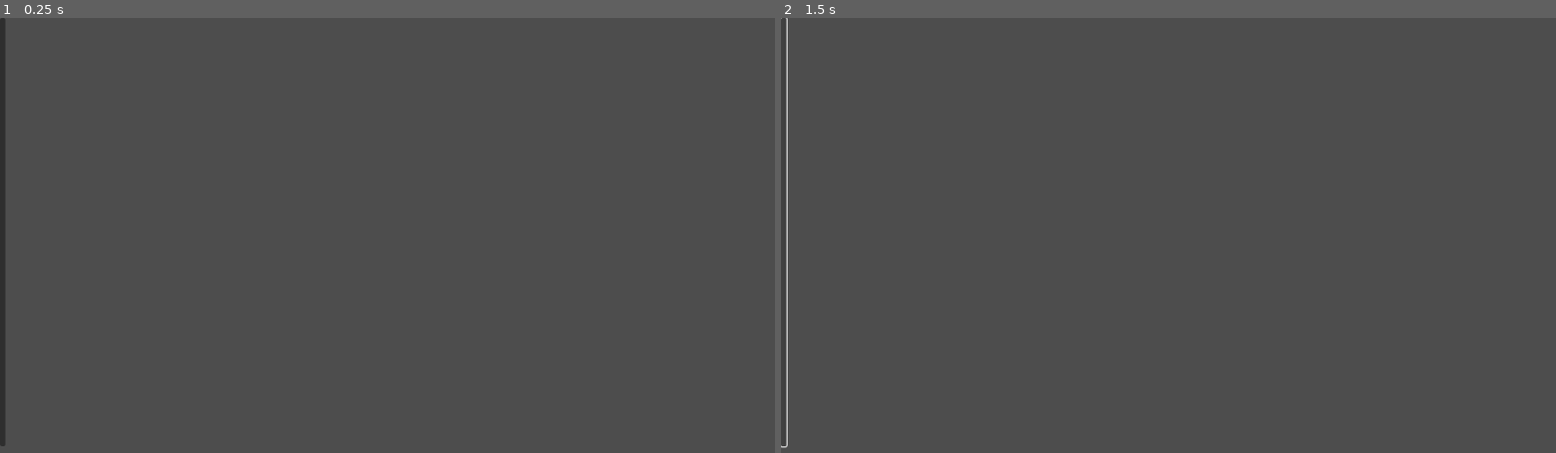
Above: before the commit, frames 1-2 (left to right).
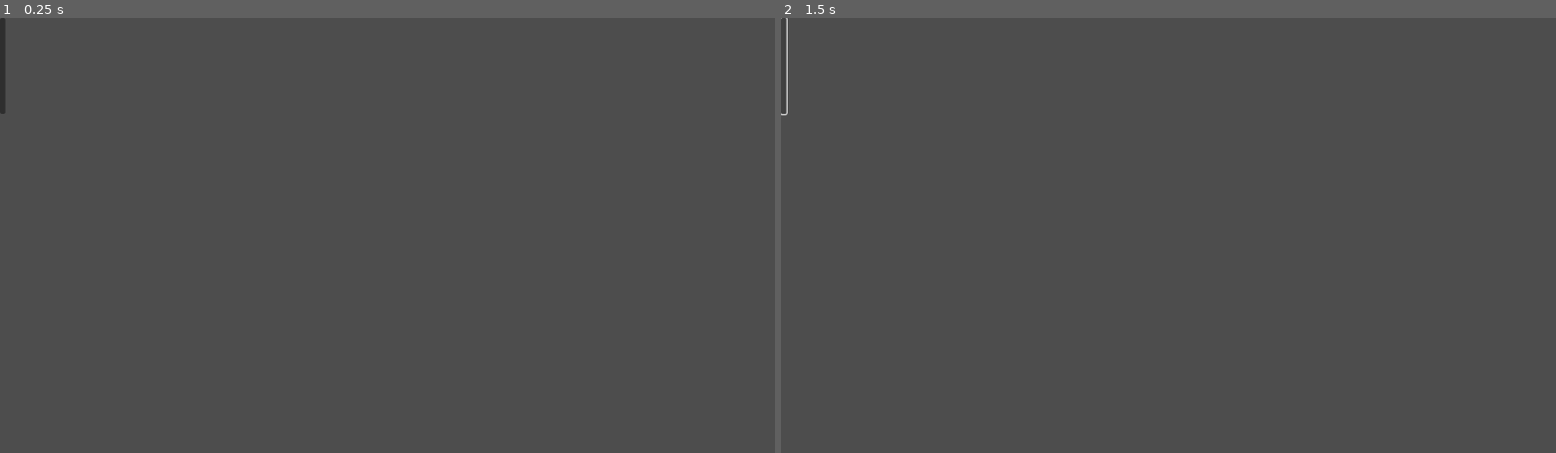
Above: after the commit, the same moments.

Repository: hrk4649/godot_ios_plugin_iap
Game: Godot game, scene res://item_button.tscn
Same seed, same stepped clock (60 frames per second), same inputs: the game is played once before the commit and once after it. This scene is started directly instead of the project's main scene.
Inputs:
- Up to frame 1 (0.25 s): no input
- Up to frame 2 (1.5 s): click "ITEM ITEM ITEM" at 0.5 s; click "ITEM ITEM ITEM" at 1.25 s

The runs differ from the first frame. In frame 1, 0.5% of the frame differs, in the area x 0-1%, y 22-99%; in frame 2, 0.2%.

Commit message:
set autowrap_mode = 2

Diff:
--- a/iap-sample-project/item_button.tscn
+++ b/iap-sample-project/item_button.tscn
@@ -4,4 +4,4 @@
 size_flags_horizontal = 3
 theme_override_font_sizes/font_size = 32
 text = "ITEM ITEM ITEM"
-autowrap_mode = 3
+autowrap_mode = 2
--- a/iap-sample-project/item_label.tscn
+++ b/iap-sample-project/item_label.tscn
@@ -9,3 +9,4 @@
 size_flags_horizontal = 3
 text = "ITEM"
 label_settings = SubResource("LabelSettings_mbnv8")
+autowrap_mode = 2
